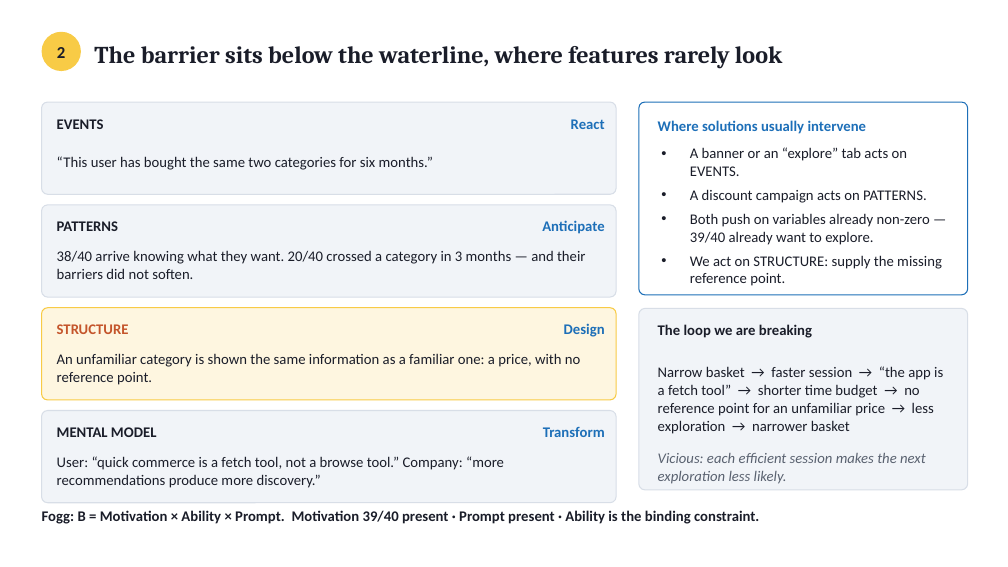
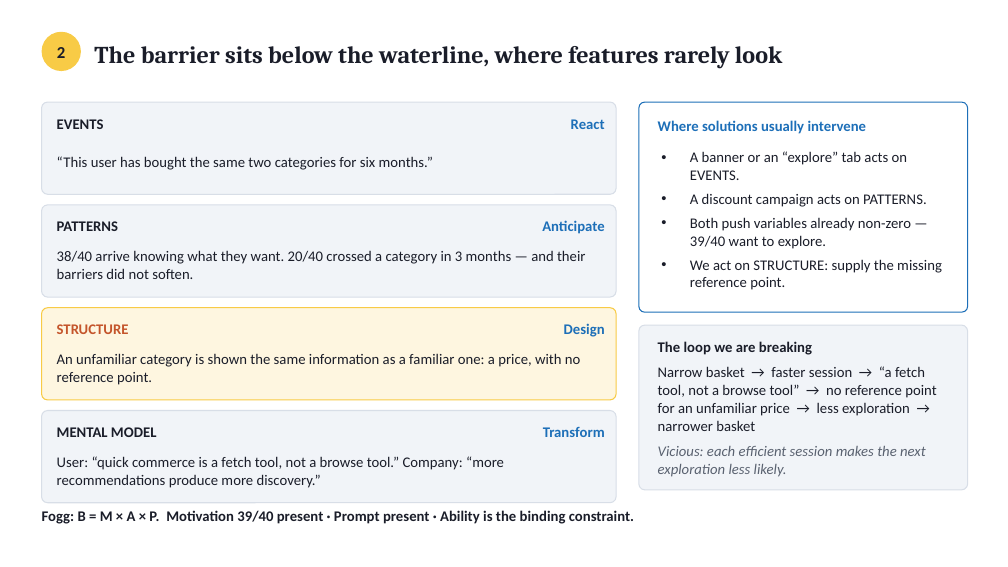
Before and after one commit to ayushbisht-source/Blinkit, a slide deck: slide 2 of deck/Blinkit-Category-Exploration.pptx. Drawn at 1008x567 pixels with LibreOffice and Linux fonts; fonts in the diff are those of the drawing. Boxes give left, top, right and bottom in pixels: in the first picture for what was removed or moved away, otherwise in the second. Text is boxed around its words. In the diff, an @@ line names an element or a change of style, - is before the commit and + after.

```diff
--- a/deck/Blinkit-Category-Exploration.pptx
+++ b/deck/Blinkit-Category-Exploration.pptx
@@ rounded rectangle at (639,102,968,312): proportions changed @@
@@ rounded rectangle: place and size @@
-rounded rectangle at (639,102,968,295)
+rounded rectangle at (639,102,968,312)
@@ text at (690,217,911,249): text changed @@
-• Both push on variables already non-zero — 39/40 already want to explore.
+• Both push variables already non-zero — 39/40 want to explore.
@@ rounded rectangle: place and size @@
-rounded rectangle at (639,309,968,490)
+rounded rectangle at (639,325,968,490)
@@ rounded rectangle at (639,325,968,490): proportions changed @@
@@ text "The loop we are breaking": place and size @@
-text "The loop we are breaking" at (658,324,812,338)
+text "The loop we are breaking" at (658,341,812,355)
@@ vertical alignment middle to top in 3 elements at (658,446,926,477), (690,151,942,290), (658,366,936,431) @@
@@ text at (658,366,936,431): text changed @@
-Narrow basket → faster session → “the app is a fetch tool” → shorter time budget → no reference point for an unfamiliar price → less exploration → narrower basket
+Narrow basket → faster session → “a fetch tool, not a browse tool” → no reference point for an unfamiliar price → less exploration → narrower basket
@@ text at (42,510,634,524): text changed @@
-Fogg: B = Motivation × Ability × Prompt. Motivation 39/40 present · Prompt present · Ability is the binding constraint.
+Fogg: B = M × A × P. Motivation 39/40 present · Prompt present · Ability is the binding constraint.
```
Also in this commit, not shown: 7 other slides changed, 3 other files.
